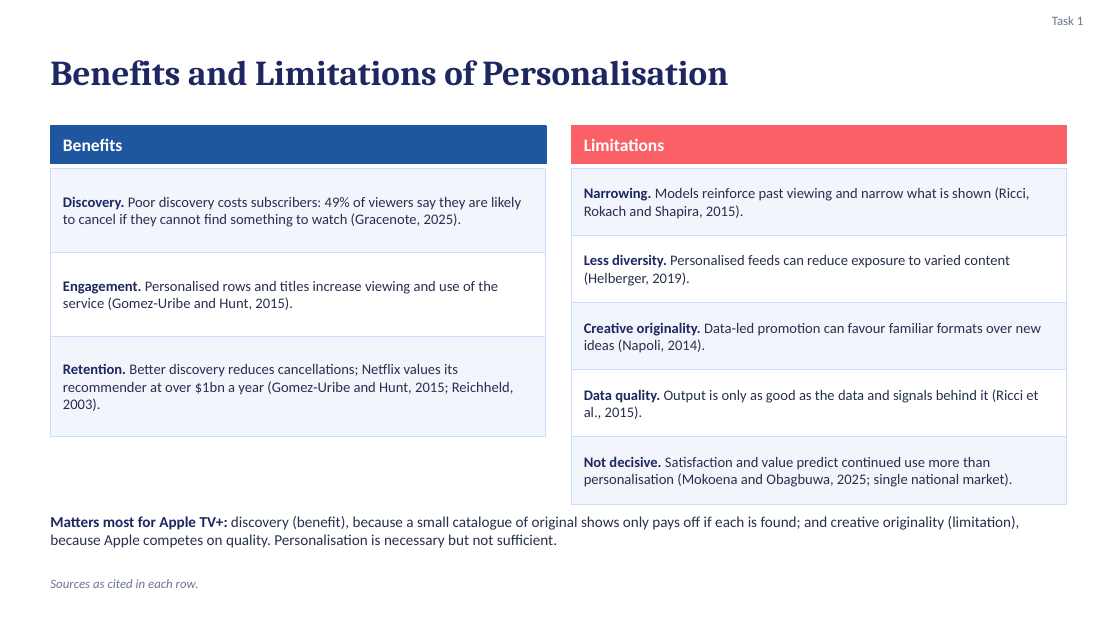
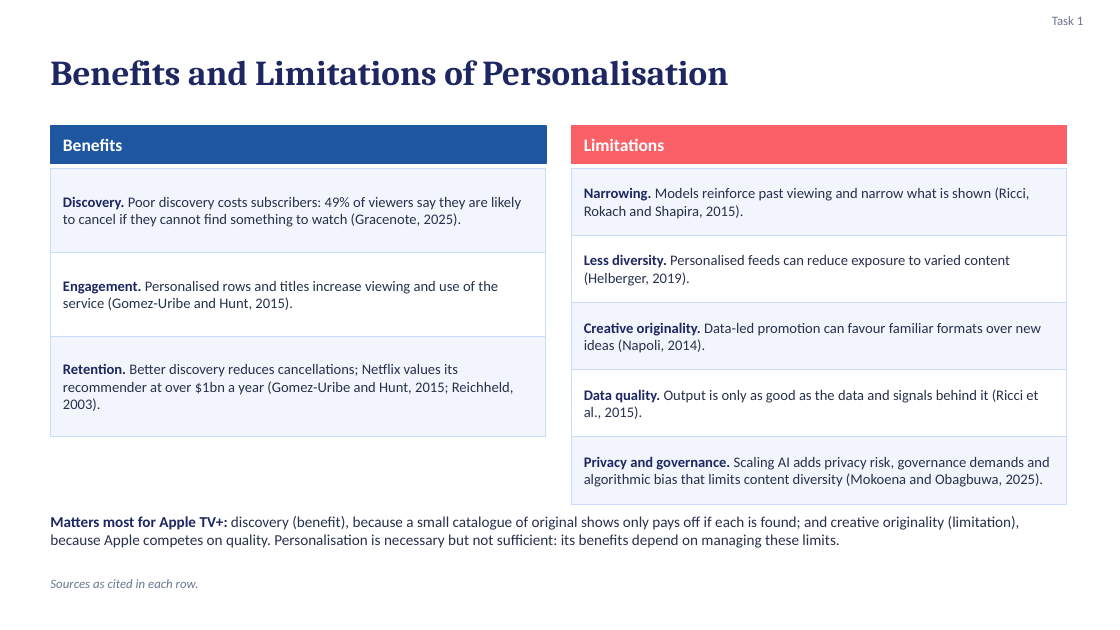
Before and after one commit to karanrg22-svg/skill, a slide deck: slide 5 of Earning-the-Signal_revised.pptx. Drawn at 1120x630 pixels with LibreOffice and Linux fonts; fonts in the diff are those of the drawing. Boxes give left, top, right and bottom in pixels: in the first picture for what was removed or moved away, otherwise in the second. Text is boxed around its words. In the diff, an @@ line names an element or a change of style, - is before the commit and + after.

```diff
--- a/Earning-the-Signal_revised.pptx
+++ b/Earning-the-Signal_revised.pptx
@@ text at (x1=584, y1=456, x2=1049, y2=487): text changed @@
-Not decisive. Satisfaction and value predict continued use more than personalisation (Mokoena and Obagbuwa, 2025; single national market).
+Privacy and governance. Scaling AI adds privacy risk, governance demands and algorithmic bias that limits content diversity (Mokoena and Obagbuwa, 2025).
@@ text at (x1=50, y1=516, x2=1020, y2=548): text changed @@
-Matters most for Apple TV+: discovery (benefit), because a small catalogue of original shows only pays off if each is found; and creative originality (limitation), because Apple competes on quality. Personalisation is necessary but not sufficient.
+Matters most for Apple TV+: discovery (benefit), because a small catalogue of original shows only pays off if each is found; and creative originality (limitation), because Apple competes on quality. Personalisation is necessary but not sufficient: its benefits depend on managing these limits.
```
Also in this commit, not shown: 3 other slides changed.
